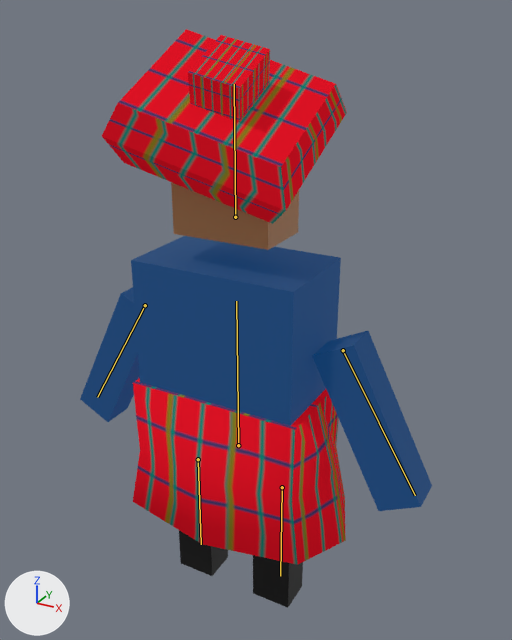
Two versions of the Blender file Assets/Models/shepherd.blend, one commit apart.
Rendered twice from a camera (50 mm lens) standing at (1.19, -2.02, 2.22) and looking at (0.04, 0.07, 1.17). Lighting does not change. The marker at lower left points along +X, +Y and +Z. The bones that bend it are drawn over the model as lines.

The first picture shows 'shepherd mesh'.
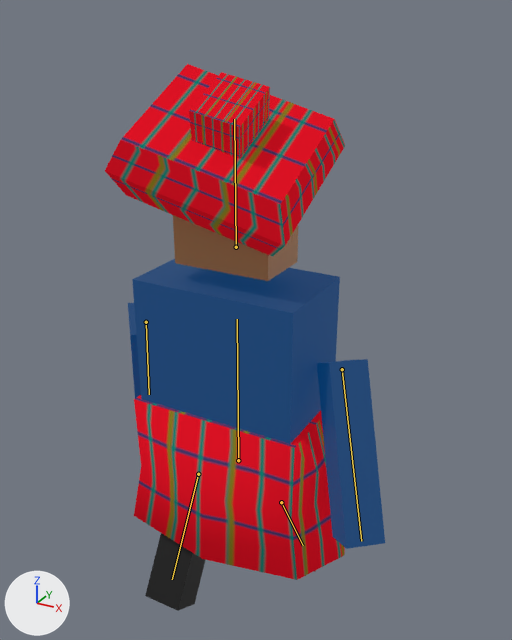
The newer file adds an action. The first version stands in its rest pose; the second is drawn at frame 22 of the action 'WalkAction'.

The change, as a diff of the scene's bpy script:
```diff
--- a/Assets/Models/shepherd.blend.py
+++ b/Assets/Models/shepherd.blend.py
@@ bone_root @@
 bone_root = bpy.data.objects['shepherd rig'].pose.bones['root']
-bone_root.location = (0.0, 0.0, 0.0)
+bone_root.location = (0.0, -0.071, 0.0)
@@ bone_arm_l @@
 bone_arm_l = bpy.data.objects['shepherd rig'].pose.bones['arm l']  # child of 'root'
-bone_arm_l.rotation_quaternion = (1.0, 0.0, 0.0, 0.0)  # degrees (0, 0, 0)
+bone_arm_l.rotation_quaternion = (0.906, 0.0, 0.362, -0.217)  # degrees (-12, 41, -32)
@@ bone_leg_l @@
 bone_leg_l = bpy.data.objects['shepherd rig'].pose.bones['leg l']  # child of 'root'
-bone_leg_l.rotation_quaternion = (1.0, 0.0, 0.0, 0.0)  # degrees (0, 0, 0)
+bone_leg_l.rotation_quaternion = (0.966, 0.259, 0.0, 0.0)  # degrees (30, 0, 0)
@@ bone_head @@
 bone_head = bpy.data.objects['shepherd rig'].pose.bones['head']  # child of 'root'
-bone_head.location = (0.0, 0.0, 0.0)
+bone_head.location = (0.0, -0.035, 0.0)
@@ bone_arm_r @@
 bone_arm_r = bpy.data.objects['shepherd rig'].pose.bones['arm r']  # child of 'root'
-bone_arm_r.rotation_quaternion = (1.0, 0.0, 0.0, 0.0)  # degrees (0, 0, 0)
+bone_arm_r.rotation_quaternion = (0.906, 0.0, 0.362, -0.217)  # degrees (-12, 41, -32)
@@ bone_leg_r @@
 bone_leg_r = bpy.data.objects['shepherd rig'].pose.bones['leg r']  # child of 'root'
-bone_leg_r.rotation_quaternion = (1.0, 0.0, 0.0, 0.0)  # degrees (0, 0, 0)
+bone_leg_r.rotation_quaternion = (0.966, -0.259, 0.0, 0.0)  # degrees (-30, 0, 0)
```

Location of each change, [x1, y1, x2, y2] in pixels of the pictures (512 x 640 px):
'shepherd mesh', posed (20% narrower)
    before: [80, 29, 432, 608]
    after: [105, 64, 385, 611]
bone 'root', root to tip
    before: (238, 445) to (236, 301)
    after: (238, 460) to (237, 319)
bone 'arm l', root to tip
    before: (145, 305) to (97, 397)
    after: (146, 322) to (149, 394)
bone 'leg l', root to tip
    before: (198, 459) to (201, 544)
    after: (198, 474) to (172, 579)
bone 'head', root to tip
    before: (235, 217) to (234, 84)
    after: (236, 247) to (234, 119)
bone 'arm r', root to tip
    before: (343, 350) to (415, 495)
    after: (342, 369) to (361, 541)
bone 'leg r', root to tip
    before: (282, 487) to (280, 576)
    after: (281, 502) to (303, 545)
